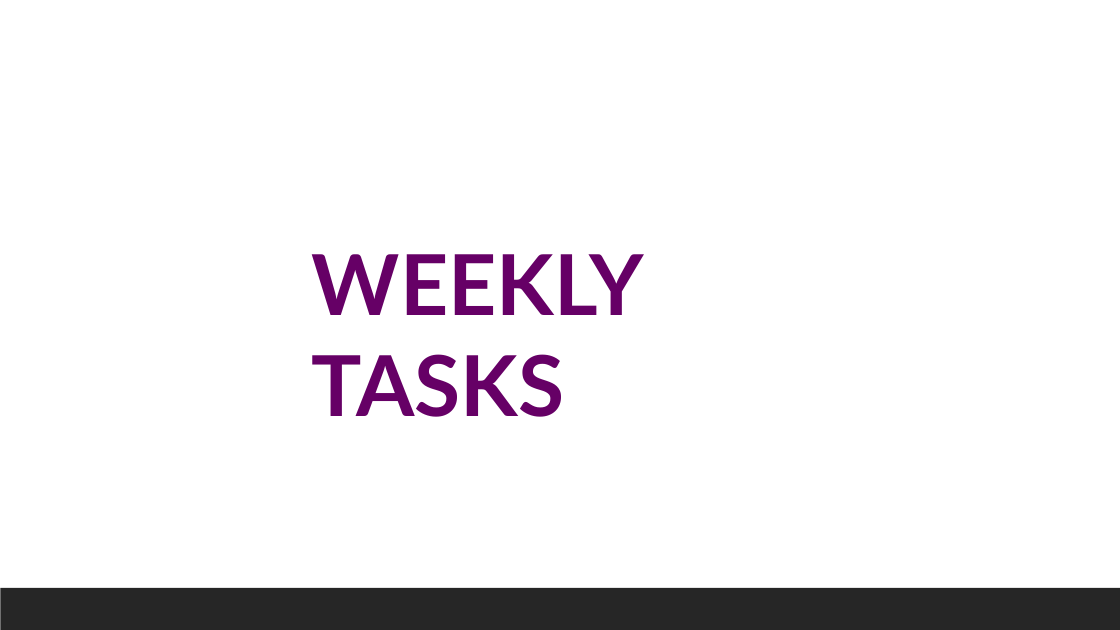
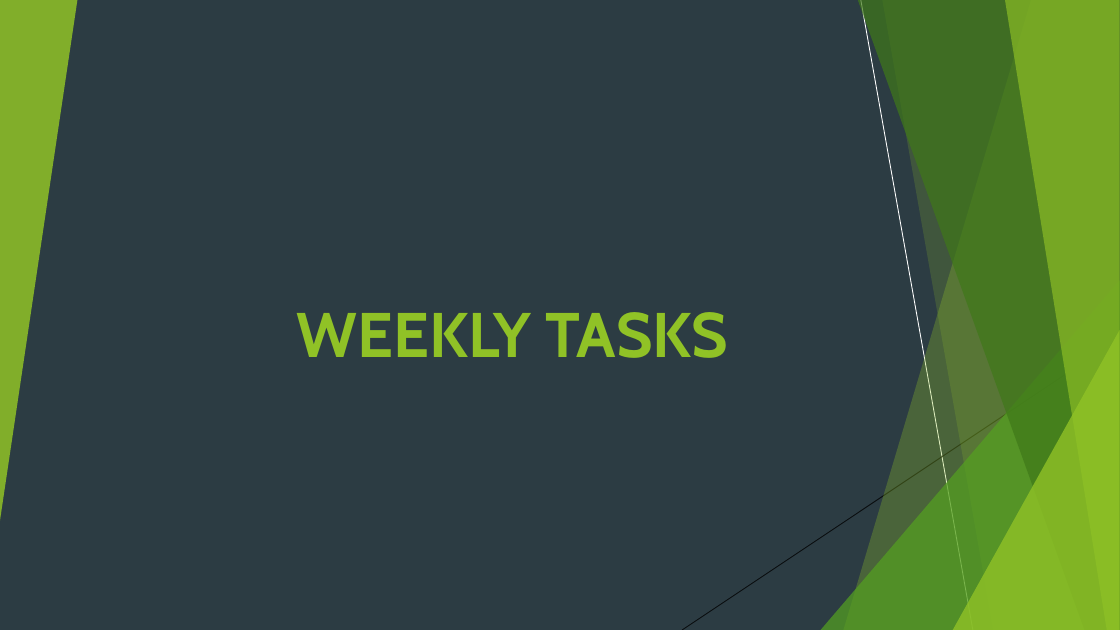
Before and after one commit to arjunrajput4638/ASHU, a slide deck: slide 7 of MB050_SAKSHI.pptx. Drawn at 1120x630 pixels with LibreOffice and Linux fonts; fonts in the diff are those of the drawing. Boxes give left, top, right and bottom in pixels: in the first picture for what was removed or moved away, otherwise in the second. Text is boxed around its words. In the diff, an @@ line names an element or a change of style, - is before the commit and + after.

```diff
--- a/MB050_SAKSHI.pptx
+++ b/MB050_SAKSHI.pptx
@@ background #FFFFFF to #2C3C43 @@
@@ group added at <box>0,0,1120,630</box>: 5 freeform shapes, 3 triangles, 2 lines @@
@@ rectangle added at <box>0,0,1120,630</box>, fill #2C3C43 @@
@@ group added at <box>0,0,1120,630</box>: 4 freeform shapes, 3 triangles, 2 lines @@
@@ text "WEEKLY TASKS": place and size @@
-text "WEEKLY TASKS" at <box>312,254,644,417</box>
+text "WEEKLY TASKS" at <box>297,312,728,358</box>
@@ text "WEEKLY TASKS" at <box>297,312,728,358</box>: size 72 to 54 pt, font Lato to Cabin, text colour #660066 to #90C226; alignment left to right; more space between paragraphs; vertical alignment top to bottom @@
@@ group added at <box>0,0,1120,630</box>: 5 freeform shapes, 3 triangles @@
@@ rectangle removed at <box>0,588,1120,630</box> @@
```
Also in this commit, not shown: 12 other slides changed, 1 slide added, 1 slide removed.
